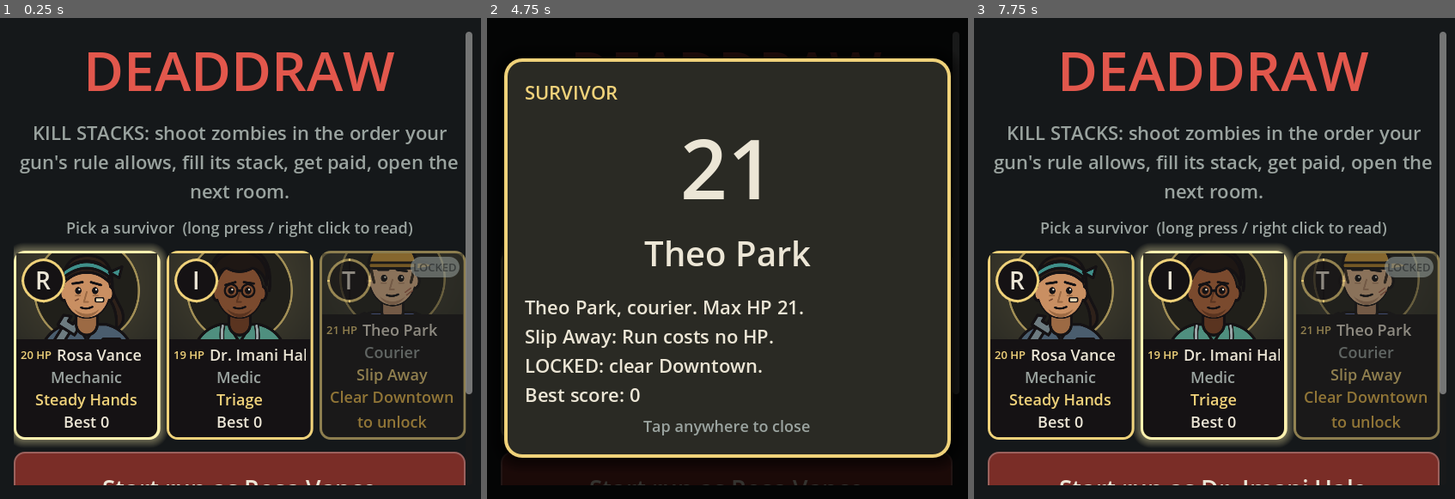
Above: before the commit, frames 1-3 (left to right).
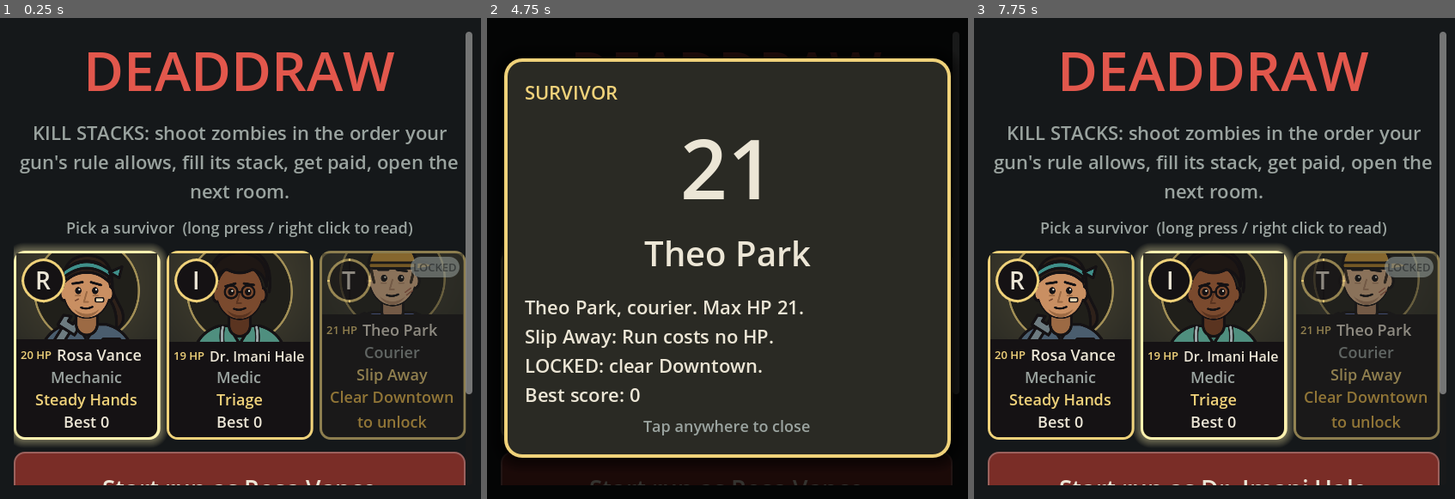
Above: after the commit, the same moments.

Repository: DeVoTeD-Qc/Gamestudio
Game: Godot game, scene res://scenes/Main.tscn
Two runs of this game, one before a commit and one after it. Both use one fixed random seed, a clock stepped at 60 frames per second and the inputs below.
Inputs (mouse positions are in pixels of both pictures, inside the frame that each line leads up to):
- Up to frame 1 (0.25 s): no input
- Up to frame 2 (4.75 s): click "Start run as Rosa Vance" at 0.5 s; click "Start run as Rosa Vance" at 1.25 s; click "Start run as Rosa Vance" at 2 s; tap Enter at 2.75, 3.5, 4.25 s; drag from (573, 345) to (775, 152) at 2.77 s; drag from (727, 345) to (703, 354) at 3.52 s; move the mouse to (881, 345) at 4.27 s; click (881, 345) at 4.42 s
- Up to frame 3 (7.75 s): tap Enter at 5, 5.75, 6.5 s; drag from (1214, 258) to (1070, 186) at 5.02 s; move the mouse to (1358, 330) at 5.77 s; click (1358, 330) at 5.92 s; drag from (1070, 186) to (1142, 138) at 6.52 s; move the mouse to (1238, 258) at 7.27 s; click (1238, 258) at 7.42 s

The runs differ from the first frame. In frame 1, 0.9% of the frame differs, in the area x 35-65%, y 48-72%; in frame 2, nothing differs; in frame 3, 0.9%.

Commit message:
dd-v3-impl: DeadDraw v3 Kill Stacks - your layout, guns with kill rules, stacks and challenges, per-kill points, rooms and waves shuffling in, Retrofit Bench, Patch Press, bosses, first-run hints; Trim fix, profile v3, resolve pips; 90 tests
Co-Authored-By: Claude Opus 5.5 <noreply@anthropic.com>
Claude-Session: https://claude.ai/code/session_01JmVwVgoeVTdNBC1RfBf5V4

Diff:
--- a/projects/deaddraw/source/project-deaddraw/scripts/fx/dd_feedback.gd
+++ b/projects/deaddraw/source/project-deaddraw/scripts/fx/dd_feedback.gd
@@ -422,18 +422,11 @@
 	if s >= 0 and s < guns.size() and guns[s] != null:
 		_pop(guns[s], 1.08, DDUi.SELECT)
 	if res.has("trimmed"):
+		# the removed kill already paid when it was made: it pops off and drops away
 		var rects: Array = (snap.get("stack_rects", [[], []]) as Array)[s]
 		if not rects.is_empty():
 			var g: Control = _mini_ghost(int(res["trimmed"]), rects[rects.size() - 1])
-			var dest: Control = ctx.get("points")
-			if dest != null and not reduce:
-				var to: Rect2 = _rect(dest)
-				var tw: Tween = g.create_tween()
-				tw.tween_property(g, "position:y", g.position.y - 30.0, 0.12)
-				tw.tween_property(g, "position", to.position - fx.global_position, 0.3).set_trans(Tween.TRANS_CUBIC).set_ease(Tween.EASE_IN)
-				tw.tween_callback(g.queue_free)
-			else:
-				_drop_ctrl(g)
+			_drop_ctrl(g)
 	var rooms: Array = ctx.get("rooms", [])
 	var ri: int = int(res.get("room", -1))
 	if ri >= 0 and ri < rooms.size():
--- a/projects/deaddraw/source/project-deaddraw/scripts/meta/dd_profile.gd
+++ b/projects/deaddraw/source/project-deaddraw/scripts/meta/dd_profile.gd
@@ -9,6 +9,8 @@
 #   browser's prefers-reduced-motion).
 #   v3 (K5): first-run hints. data.hints_seen lists the hint ids already shown; hints only show
 #   while no run has ended yet (data.runs == 0), each one once.
+#   v3 (save version 3): v3 "Kill Stacks" scores aren't comparable with v2's, so a version-2 save
+#   keeps everything but moves its best scores to "best_v2" (the old record); v3 bests start at 0.
 #   v2 (save version 2): DeadDraw v2 scores are points (x10 on screen), so a version-1 save keeps
 #   every clear, unlock, badge, run count and setting, but its best scores move to "best_v1"
 #   (shown as the old record) and v2 bests start fresh.
@@ -18,7 +20,7 @@
 extends RefCounted
 
 const DEFAULT_PATH: String = "user://deaddraw_profile.json"
-const VERSION: int = 2
+const VERSION: int = 3
 ## dd-feel: Settings keys and their defaults (types are enforced on load and on set).
 const SETTING_DEFAULTS: Dictionary = {"master_volume": 0.8, "sfx_volume": 0.8, "screen_shake": true,
 	"reduce_motion": false, "motion_chosen": false}
@@ -36,7 +38,7 @@
 
 func reset() -> void:
 	data = {"version": VERSION, "cleared": [], "unlocked_perks": [], "unlocked_survivors": [],
-		"best": {}, "best_v1": {}, "badges": {}, "runs": 0, "wins": 0, "hints_seen": [], "settings": SETTING_DEFAULTS.duplicate()}
+		"best": {}, "best_v1": {}, "best_v2": {}, "badges": {}, "runs": 0, "wins": 0, "hints_seen": [], "settings": SETTING_DEFAULTS.duplicate()}
 
 
 func load_profile() -> bool:
@@ -59,7 +61,11 @@
 	for k: String in ["cleared", "unlocked_perks", "unlocked_survivors", "hints_seen"]:
 		if not data[k] is Array:
 			data[k] = []
-	for k: String in ["best", "best_v1", "badges"]:
+	if from_version == 2:
+		# v2 run scores (magazines, Skipped pile) are not comparable with v3 Kill Stacks scores
+		data["best_v2"] = data["best"] if data["best"] is Dictionary else {}
+		data["best"] = {}
+	for k: String in ["best", "best_v1", "best_v2", "badges"]:
 		if not data[k] is Dictionary:
 			data[k] = {}
 	data["version"] = VERSION
@@ -140,6 +146,11 @@
 ## The best score from a version-1 (DeadDraw v1) save, 0 if none.
 func best_v1(survivor: String) -> int:
 	return int((data["best_v1"] as Dictionary).get(survivor, 0))
+
+
+## The best score from a version-2 (DeadDraw v2) save, 0 if none.
+func best_v2(survivor: String) -> int:
+	return int((data["best_v2"] as Dictionary).get(survivor, 0))
 
 
 func badges(survivor: String) -> int:
--- a/projects/deaddraw/source/project-deaddraw/scripts/ui/dd_card_view.gd
+++ b/projects/deaddraw/source/project-deaddraw/scripts/ui/dd_card_view.gd
@@ -255,6 +255,8 @@
 		tt.size_flags_horizontal = Control.SIZE_EXPAND_FILL
 		tt.horizontal_alignment = HORIZONTAL_ALIGNMENT_CENTER if tag == "" else HORIZONTAL_ALIGNMENT_LEFT
 		name_row.add_child(tt)
+		# v3: long names on narrow cards shrink to fit instead of being cut ("Shambler")
+		tt.resized.connect(func() -> void: fit_label(tt, DDUi.FONT_S, 10))
 	_add_lines(bv, spec, false)
 
 
@@ -390,6 +392,18 @@
 	_badge_panel.pivot_offset = _badge_panel.size * 0.5
 
 
+## Shrinks a one-line label's font (down to `min_size`) until its text fits its width.
+static func fit_label(l: Label, base: int, min_size: int) -> void:
+	if l == null or not is_instance_valid(l) or l.size.x <= 0.0:
+		return
+	var font: Font = l.get_theme_font("font")
+	var fs: int = base
+	while fs > min_size and font.get_string_size(l.text, HORIZONTAL_ALIGNMENT_LEFT, -1, fs).x > l.size.x:
+		fs -= 1
+	if l.get_theme_font_size("font_size") != fs:
+		l.add_theme_font_size_override("font_size", fs)
+
+
 func _outline(l: Label, px: int) -> void:
 	l.add_theme_constant_override("outline_size", px)
 	l.add_theme_color_override("font_outline_color", Color(0.04, 0.04, 0.04, 0.92))
--- a/projects/deaddraw/source/project-deaddraw/scripts/ui/dd_payloads.gd
+++ b/projects/deaddraw/source/project-deaddraw/scripts/ui/dd_payloads.gd
@@ -328,6 +328,8 @@
 		if not prof.survivor_unlocked(id):
 			body.append("LOCKED: %s." % unlock_hint(prof.unlock_milestone_for("survivor:" + id), bal))
 		body.append("Best score: %d" % bal.shown(prof.best_score(id)))
+		if prof.best_v2(id) > 0:
+			body.append("Old record (v2 rules): %d" % bal.shown(prof.best_v2(id)))
 		if prof.badges(id) > 0:
 			body.append("Survivor's Mark x%d (runs won)" % prof.badges(id))
 	return {"kind": "S", "tag": "SURVIVOR", "title": str(s.get("name", id)), "big": str(bal.survivor_max_hp(id)), "body": "\n".join(body)}
--- a/projects/deaddraw/source/project-deaddraw/scripts/ui/main.gd
+++ b/projects/deaddraw/source/project-deaddraw/scripts/ui/main.gd
@@ -795,10 +795,7 @@
 	var pl: Label = DDUi.label(prompt, DDUi.FONT_S - 3, DDUi.TEXT, HORIZONTAL_ALIGNMENT_LEFT, true)
 	pv.add_child(pl)
 	if not run.boss_street:
-		var pips: String = ""
-		for k: int in run.budget:
-			pips += "(o) " if k < run.resolved else "( ) "
-		pv.add_child(DDUi.label("resolves " + pips.strip_edges(), DDUi.FONT_S - 6, DDUi.TEXT_DIM))
+		pv.add_child(_resolve_pips(run))
 	if portrait:
 		pv.add_child(DDUi.label(last_block if last_block != "" else str(last_event.get("text", "")), DDUi.FONT_S - 6, DDUi.WARN if last_block != "" else DDUi.TEXT_DIM, HORIZONTAL_ALIGNMENT_LEFT, true))
 	h.add_child(p)
@@ -833,6 +830,23 @@
 		rb.disabled = why != "" or busy
 		rb.pressed.connect(do_run)
 		h.add_child(rb)
+	return h
+
+
+## The street's resolve pips: one dot per card you may resolve, filled as you resolve them.
+func _resolve_pips(run: DDRun) -> Control:
+	var h: HBoxContainer = DDUi.hbox(5)
+	h.name = "ResolvePips"
+	h.add_child(DDUi.label("resolves", DDUi.FONT_S - 6, DDUi.TEXT_DIM))
+	for k: int in run.budget:
+		var done: bool = k < run.resolved
+		var dot: Panel = Panel.new()
+		dot.custom_minimum_size = Vector2(14, 14)
+		dot.size_flags_vertical = Control.SIZE_SHRINK_CENTER
+		dot.mouse_filter = Control.MOUSE_FILTER_IGNORE
+		dot.add_theme_stylebox_override("panel", DDUi.box(DDUi.SELECT if done else Color(0, 0, 0, 0), DDUi.SELECT if done else DDUi.TEXT_DIM, 2, 7, 0))
+		dot.set_meta(&"filled", done)
+		h.add_child(dot)
 	return h
 
 
--- a/projects/deaddraw/source/project-deaddraw/tests/test_profile_save.gd
+++ b/projects/deaddraw/source/project-deaddraw/tests/test_profile_save.gd
@@ -125,6 +125,34 @@
 	_cleanup()
 
 
+func test_version_2_save_moves_bests_to_old_record() -> void:
+	var pr: DDProfile = _prof()
+	var f: FileAccess = FileAccess.open(pr.path, FileAccess.WRITE)
+	f.store_string(JSON.stringify({"version": 2, "cleared": ["maple_row", "downtown"], "unlocked_survivors": ["theo"],
+		"best": {"rosa": 210, "theo": 95}, "best_v1": {"rosa": 64}, "badges": {"imani": 2}, "runs": 14, "wins": 2,
+		"settings": {"sfx_volume": 0.3}}))
+	f.close()
+	check(pr.load_profile(), "v2 save loads")
+	eq(int(pr.data["version"]), 3, "upgraded to version 3")
+	eq(pr.best_score("rosa"), 0, "v3 bests start at zero")
+	eq(pr.best_v2("rosa"), 210, "v2 best kept as the old record")
+	eq(pr.best_v2("theo"), 95, "per survivor")
+	eq(pr.best_v1("rosa"), 64, "the v1 record is kept too")
+	check(pr.survivor_unlocked("theo") and pr.has_cleared("downtown"), "unlocks and clears kept")
+	eq(pr.badges("imani"), 2, "badges kept")
+	eq(int(pr.data["runs"]), 14, "runs kept")
+	eq(float(pr.setting("sfx_volume")), 0.3, "settings kept")
+	check(str(DDPayloads.survivor("rosa", bal(), pr)["body"]).contains("Old record (v2 rules): 2100"), "the survivor zoom shows the old record")
+	pr.record_run_end("rosa", 30, false)
+	eq(pr.best_score("rosa"), 30, "a v3 run sets the v3 best")
+	pr.save()
+	var back: DDProfile = DDProfile.new(bal(), pr.path)
+	back.load_profile()
+	eq(back.best_v2("rosa"), 210, "old record survives a v3 save/load")
+	eq(back.best_score("rosa"), 30, "v3 best not moved again")
+	_cleanup()
+
+
 func test_version_1_save_keeps_unlocks() -> void:
 	var pr: DDProfile = _prof()
 	var f: FileAccess = FileAccess.open(pr.path, FileAccess.WRITE)
@@ -133,17 +161,17 @@
 		"settings": {"master_volume": 0.4}}))
 	f.close()
 	check(pr.load_profile(), "v1 save loads")
-	eq(int(pr.data["version"]), DDProfile.VERSION, "upgraded to version 2")
-	check(DDProfile.VERSION >= 2, "save version bumped")
+	eq(int(pr.data["version"]), DDProfile.VERSION, "upgraded to the current version")
+	eq(DDProfile.VERSION, 3, "save version 3 (v3 Kill Stacks)")
 	check(pr.survivor_unlocked("theo"), "Theo kept")
 	check(pr.has_cleared("downtown"), "clears kept")
 	eq(pr.badges("imani"), 1, "badges kept")
 	eq(int(pr.data["runs"]), 9, "runs kept")
-	eq(pr.best_score("rosa"), 0, "v2 best starts fresh")
+	eq(pr.best_score("rosa"), 0, "best starts fresh")
 	eq(pr.best_v1("rosa"), 64, "v1 best kept as the old record")
 	eq(float(pr.setting("master_volume")), 0.4, "settings kept")
 	pr.save()
 	var back: DDProfile = DDProfile.new(bal(), pr.path)
 	back.load_profile()
-	eq(back.best_v1("rosa"), 64, "old record survives a v2 save/load")
+	eq(back.best_v1("rosa"), 64, "old record survives a save/load")
 	_cleanup()
--- a/projects/deaddraw/source/project-deaddraw/tests/test_ui_flow.gd
+++ b/projects/deaddraw/source/project-deaddraw/tests/test_ui_flow.gd
@@ -158,8 +158,16 @@
 		eq(str(spec5["badge"]), "-3", tag + " damage chip with the pistol (5 - 2)")
 		# tap a zombie: it attacks with the active gun and lands on the stack
 		var pts0: int = run.points
+		var pips: Node = _named(m, "ResolvePips")
+		check(pips != null and pips.get_child_count() == 1 + 3, tag + " 3 resolve pips")
 		m.call("tap_street", idx(run, "Z5"))
 		await _settle()
+		pips = _named(m, "ResolvePips")
+		var filled: int = 0
+		for c: Node in pips.get_children():
+			if c.has_meta(&"filled") and bool(c.get_meta(&"filled")):
+				filled += 1
+		eq(filled, 1, tag + " one pip filled after one resolve")
 		eq(run.slot(0).stack, [5] as Array[int], tag + " kill on the pistol's stack")
 		eq(run.points - pts0, 5, tag + " +5 points (K1)")
 		var gv: DDGunView = m.get("_gun_views")[0]
@@ -333,6 +341,28 @@
 	m.queue_free()
 	await tree.process_frame
 	_cleanup()
+
+
+func test_long_names_shrink_to_fit() -> void:
+	var v: DDCardView = DDCardView.new()
+	var tex: Texture2D = ImageTexture.create_from_image(Image.create(8, 6, false, Image.FORMAT_RGB8))
+	v.setup({"kind": "Z", "tag": "ZOMBIE", "big": "3", "title": "Shambler", "art": tex, "payload": {"title": "x"}})
+	v.custom_minimum_size = Vector2(124, 170)
+	tree.root.add_child(v)
+	v.size = Vector2(124, 170)
+	await _settle()
+	var name_label: Label = null
+	for l: Variant in v.find_children("*", "Label", true, false):
+		if (l as Label).text == "Shambler":
+			name_label = l
+	check(name_label != null, "name label")
+	if name_label != null:
+		var font: Font = name_label.get_theme_font("font")
+		var w: float = font.get_string_size("Shambler", HORIZONTAL_ALIGNMENT_LEFT, -1, name_label.get_theme_font_size("font_size")).x
+		check(w <= name_label.size.x + 0.5 or name_label.get_theme_font_size("font_size") == 10, "Shambler fits its card (%.0f <= %.0f)" % [w, name_label.size.x])
+		check(name_label.get_theme_font_size("font_size") < DDUi.FONT_S, "by shrinking the font")
+	v.queue_free()
+	await tree.process_frame
 
 
 func test_hints_only_on_the_first_run() -> void:
